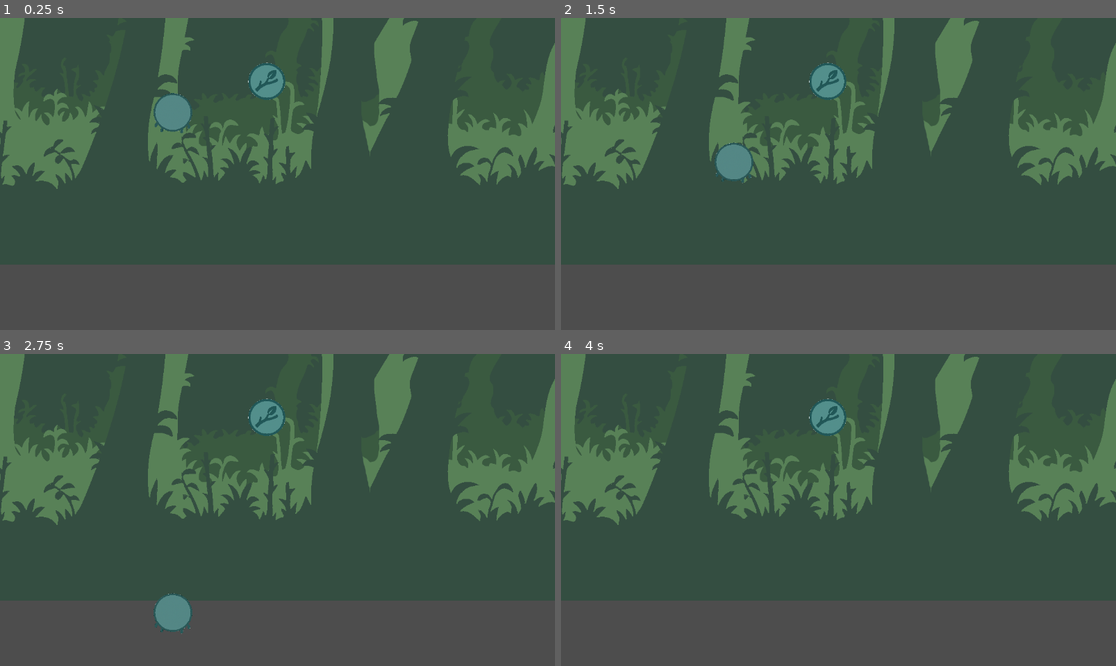
Above: before the commit, frames 1-4 (two rows, left to right).
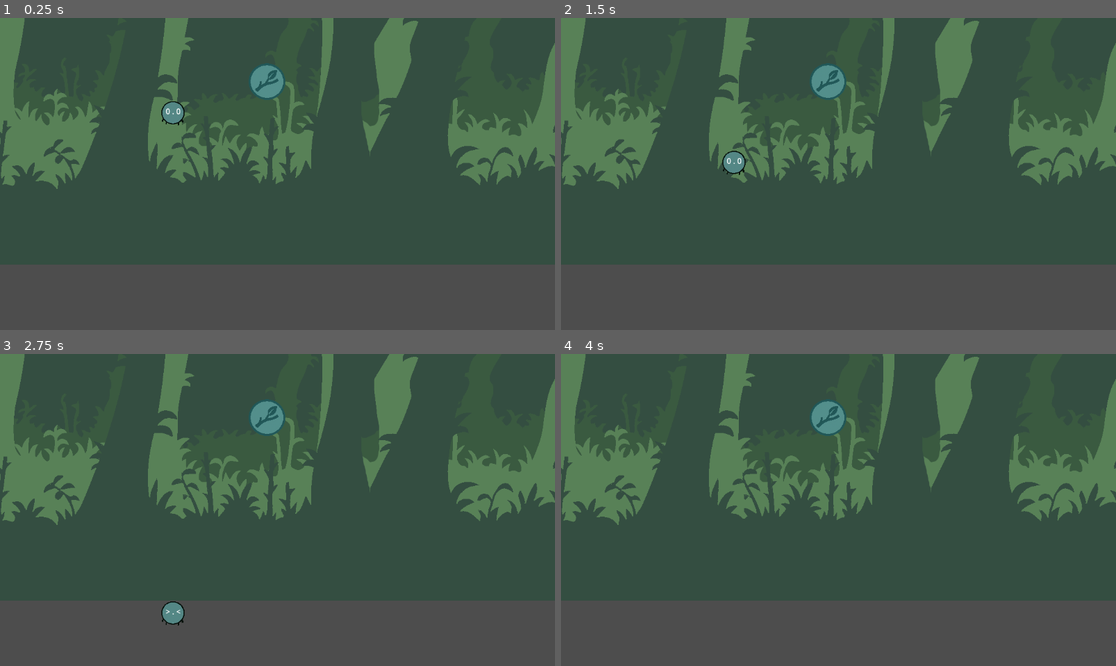
Above: after the commit, the same moments.

Repository: piperinnshall/pp-jam-25
Game: Godot game, scene res://src/Main.tscn
Same seed, same stepped clock (60 frames per second), same inputs: the game is played once before the commit and once after it.
Inputs (mouse positions are in pixels of both pictures, inside the frame that each line leads up to):
- Up to frame 1 (0.25 s): no input
- Up to frame 2 (1.5 s): tap Enter (ui_accept) at 0.5 s; move the mouse to (960, 158) at 0.52 s; press the mouse at (960, 158) at 0.53 s; hold D (right) from 0.53 s (still down); tap Space (jump) at 0.77 s; move the mouse to (727, 189) at 1.27 s; release the mouse at (727, 189) at 1.28 s; right-click (727, 189) at 1.35 s
- Up to frame 3 (2.75 s): tap Space (jump) at 1.52 s; click (166, 525) at 1.55 s; move the mouse to (333, 441) at 2.02 s; release D (right) at 2.03 s; press the mouse at (333, 441) at 2.03 s; hold A (left) from 2.03 s (still down)
- Up to frame 4 (4 s): move the mouse to (810, 572) at 2.77 s; release A (left) at 2.78 s; release the mouse at (810, 572) at 2.78 s; hold D (right) from 2.78 s (still down); click (810, 572) at 2.85 s; tap Space (jump) at 3.02, 3.77 s; move the mouse to (1005, 556) at 3.52 s; hold Right mouse button (retract) from 3.53 s (still down); click (1005, 556) at 3.8 s

The runs differ from the first frame. In frame 1, 0.5% of the frame differs, in the area x 27-52%, y 14-37%; in frame 2, 0.5%; in frame 3, 0.5%, in the area x 27-52%, y 14-90%; in frame 4, less than 0.1%.

Commit message:
chore: spider has face, textures fixed

Diff:
--- a/src/scenes/level/Platform.tscn
+++ b/src/scenes/level/Platform.tscn
@@ -11,5 +11,6 @@
 shape = SubResource("CircleShape2D_h1g3r")
 
 [node name="Sprite2D" type="Sprite2D" parent="CollisionShape2D" groups=["Hookable"]]
+texture_filter = 3
 scale = Vector2(0.165568, 0.165568)
 texture = ExtResource("1_ibub6")
--- a/src/scenes/player/Player.tscn
+++ b/src/scenes/player/Player.tscn
@@ -18,3 +18,9 @@
 shape = SubResource("CircleShape2D_6oxxb")
 
 [node name="RayCast2D" type="RayCast2D" parent="."]
+
+[node name="Label" type="Label" parent="."]
+offset_left = -15.0
+offset_top = -16.0
+offset_right = 59.0
+offset_bottom = 29.0
--- a/src/scripts/player/player.gd
+++ b/src/scripts/player/player.gd
@@ -4,11 +4,23 @@
 @export var hook: StaticBody2D
 @export var pinjoint : PinJoint2D
 @onready var line = $Line2D
+@onready var label = $Label  # Reference to the Label node
 var hooked = false
 @onready var line_end = hook.get_node("Marker2D")
 
+func _ready():
+	# Set the initial emoticon face
+	label.text = "0 . 0"
+
 func _process(delta: float) -> void:
 	print(rad_to_deg(get_angle_to(get_global_mouse_position())))
+
+	# Update emoticon face based on mouse button state
+	if Input.is_action_pressed("shoot"):
+		label.text = "> . <"
+	else:
+		label.text = "0 . 0"
+
 	if Input.is_action_just_pressed("shoot") and not hooked:
 		ray_cast_2d.target_position = to_local(get_global_mouse_position())
 		ray_cast_2d.force_raycast_update()
Binary file changed: assets/sprites/caterpillar.png
Binary file changed: assets/sprites/hookable.png
Binary file changed: assets/sprites/leaf.png
Binary file changed: assets/sprites/spikes.png
